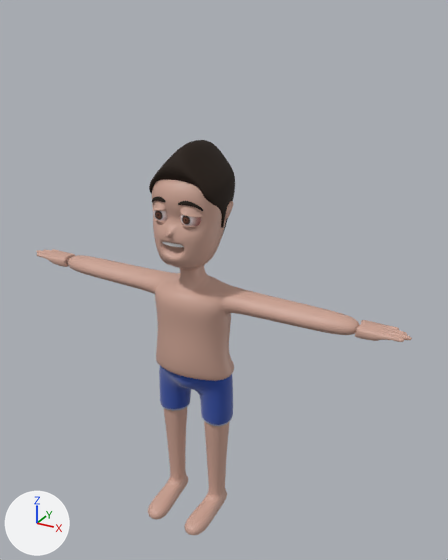
The Blender file Assets/Character Creation/Models/Low Poly Stylized Character.blend, before and after one commit.
Both versions are drawn from a 50 mm camera at (3.09, -5.03, 2.03) aimed at (0.25, 0.13, -0.55). The lights are fixed; the arrows at lower left show +X, +Y and +Z.

Names of what the first picture shows: 'Character Body', 'Ear', 'Eye Ball', 'Hand'.
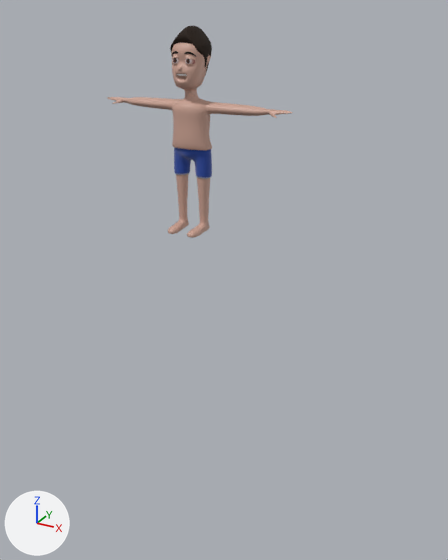
Commit message: Attached Hands

Where the change shows, as pixel boxes [x1, y1, x2, y2] in the pictures (448 x 560 px; the box of a moved part takes in the faces that stretch with it):
'Character Body', reshaped, moved (36% narrower, 46% shorter): before [68, 140, 359, 535]; after [107, 26, 292, 238]
'Hand', deleted (beige): before [36, 249, 412, 342]
'Eye Ball', reshaped, moved, rescaled (51% narrower, 59% shorter): before [153, 210, 201, 226]; after [172, 58, 195, 64]
'Ear', reshaped, moved, rescaled: before [225, 201, 234, 220]; after [206, 55, 211, 64]
part 1 of me_character_body, moved or reshaped: before [180, 207, 203, 217]; after [185, 55, 196, 60]
part 2 of me_character_body, moved or reshaped: before [153, 202, 166, 211]; after [172, 54, 178, 58]
part 3 of me_character_body, moved or reshaped: before [182, 225, 200, 230]; after [186, 64, 195, 66]
part 4 of me_character_body, moved or reshaped (not visible afterwards): before [154, 218, 165, 225]
part 5 of me_character_body, moved or reshaped: before [163, 242, 183, 247]; after [177, 74, 187, 76]
part 6 of me_character_body, moved or reshaped: before [178, 201, 203, 211]; after [184, 52, 196, 57]
part 7 of me_character_body, moved or reshaped (not visible afterwards): before [152, 196, 166, 203]
part 8 of me_character_body, moved or reshaped: before [149, 140, 235, 236]; after [170, 26, 212, 75]
part 9 of me_character_body, added (beige): after [107, 42, 292, 238]
part 10 of me_character_body, deleted (beige): before [68, 179, 359, 535]

Diff of the bpy script that builds the scene:
```diff
--- a/Assets/Character Creation/Models/Low Poly Stylized Character.blend.py
+++ b/Assets/Character Creation/Models/Low Poly Stylized Character.blend.py
@@ me_character_body @@
-me_character_body.from_pydata(...)  # 832 vertices, 826 faces; spans x -1.78..1.78, y -0.71..0.5, z -3.35..0.93
+me_character_body.from_pydata(...)  # 1046 vertices, 1058 faces; spans x -1.0..1.0, y -0.31..0.22, z -1.48..0.41
+# me_character_body part 1: the loose piece of 18 vertices spanning x 0.02..0.29, y -0.51..-0.27, z 0.25..0.37 is scaled about the mesh origin by 0.442
+# me_character_body part 2: the loose piece of 18 vertices spanning x -0.29..-0.02, y -0.51..-0.26, z 0.25..0.37 is scaled about the mesh origin by 0.442
+# me_character_body part 3: the loose piece of 18 vertices spanning x 0.02..0.29, y -0.49..-0.26, z 0.08..0.19 is scaled about the mesh origin by 0.442
+# me_character_body part 4: the loose piece of 18 vertices spanning x -0.29..-0.01, y -0.5..-0.25, z 0.08..0.19 is scaled about the mesh origin by 0.442
+# me_character_body part 5: the loose piece of 30 vertices spanning x -0.14..0.14, y -0.44..-0.37, z -0.04..0.04 is scaled about the mesh origin by 0.442
+# me_character_body part 6: the loose piece of 16 vertices spanning x 0.06..0.29, y -0.43..-0.3, z 0.31..0.43 is scaled about the mesh origin by 0.442
+# me_character_body part 7: the loose piece of 16 vertices spanning x -0.29..-0.06, y -0.43..-0.3, z 0.31..0.43 is scaled about the mesh origin by 0.442
+# me_character_body part 8: the loose piece of 198 vertices spanning x -0.4..0.4, y -0.42..0.5, z -0.18..0.93 is scaled about the mesh origin by 0.442
+# me_character_body part 9: a new loose piece of 714 vertices spanning x -1.0..1.0, y -0.31..0.18, z -1.48..0.31
+# me_character_body part 10: 500 vertices removed from x -1.78..1.78, y -0.71..0.4, z -3.35..0.69
 me_character_body.materials.append(mat_skin)
@@ me_eye_ball @@
 me_eye_ball.from_pydata(...)  # 482 vertices, 512 faces; spans x -1.07..0.64, y -1.01..0.71, z -0.86..0.86
 # used by ob_eye_ball; location = (0.18, -0.31, 0.22); rotation_euler = (-1.571, 0.0, 0.0), in degrees (-90, 0, 0); scale = (0.129, 0.129, 0.129)
+# me_eye_ball part 11: the whole mesh is scaled about the mesh origin by 0.0571
 me_eye_ball.materials.append(mat_eye_mat)
@@ me_ear @@
 me_ear.from_pydata(...)  # 12 vertices, 8 faces; spans x -2.66..0.92, y -1.72..1.12, z -1.27..0.49
 # used by ob_ear; location = (0.38, 0.03, 0.28); scale = (0.0433, 0.0977, 0.139)
+# me_ear part 12: the whole mesh is scaled about the mesh origin by (0.0191, 0.0432, 0.0612)
 me_ear.materials.append(mat_ears)
@@ ob_character_body @@
 ob_character_body = bpy.data.objects.new('Character Body', me_character_body)
-ob_character_body.location = (0.0, 0.0, 0.0)
+ob_character_body.location = (0.0, 0.0, 1.5)
 _m = ob_character_body.modifiers.new('Subdivision', 'SUBSURF')
@@ ob_eye_ball @@
 ob_eye_ball = bpy.data.objects.new('Eye Ball', me_eye_ball)
-ob_eye_ball.location = (0.18, -0.31, 0.22)
+ob_eye_ball.location = (0.08, -0.14, 1.6)
 ob_eye_ball.rotation_euler = (-1.571, 0.0, 0.0)  # degrees (-90, 0, 0)
-ob_eye_ball.scale = (0.129, 0.129, 0.129)
 _m = ob_eye_ball.modifiers.new('Mirror', 'MIRROR')
@@ ob_ear @@
 ob_ear = bpy.data.objects.new('Ear', me_ear)
-ob_ear.location = (0.38, 0.03, 0.28)
-ob_ear.scale = (0.0433, 0.0977, 0.139)
+ob_ear.location = (0.17, 0.01, 1.62)
 _m = ob_ear.modifiers.new('Mirror', 'MIRROR')
@@ ob_hand @@
-ob_hand = bpy.data.objects.new('Hand', me_hand)
```
